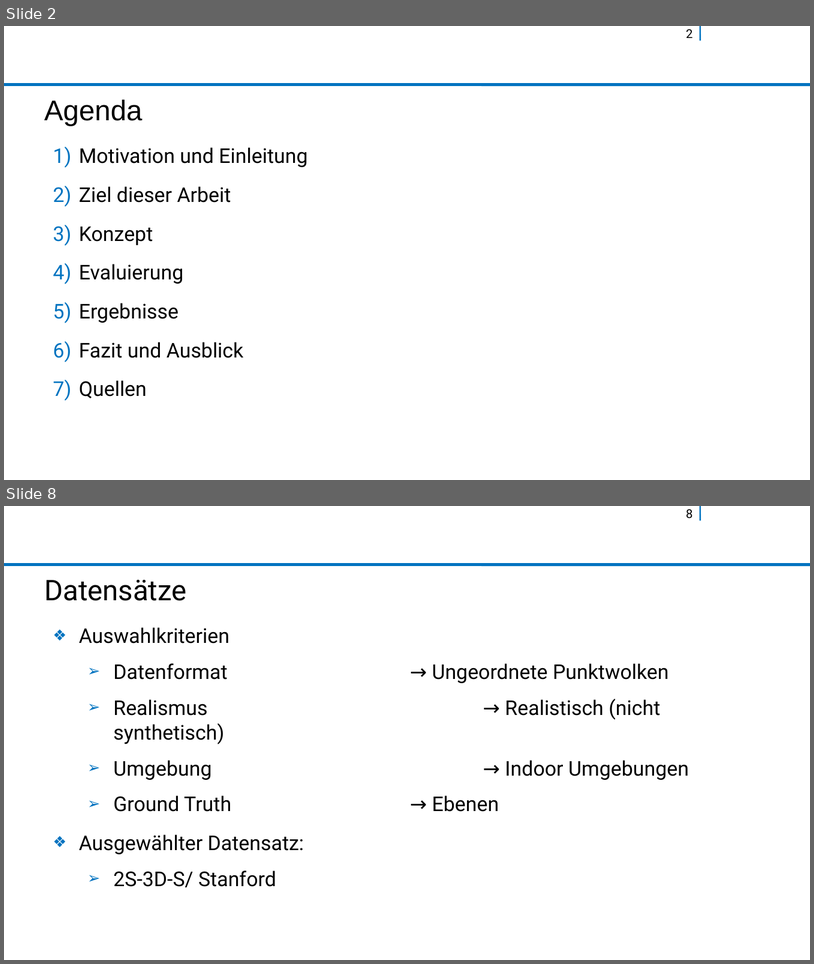
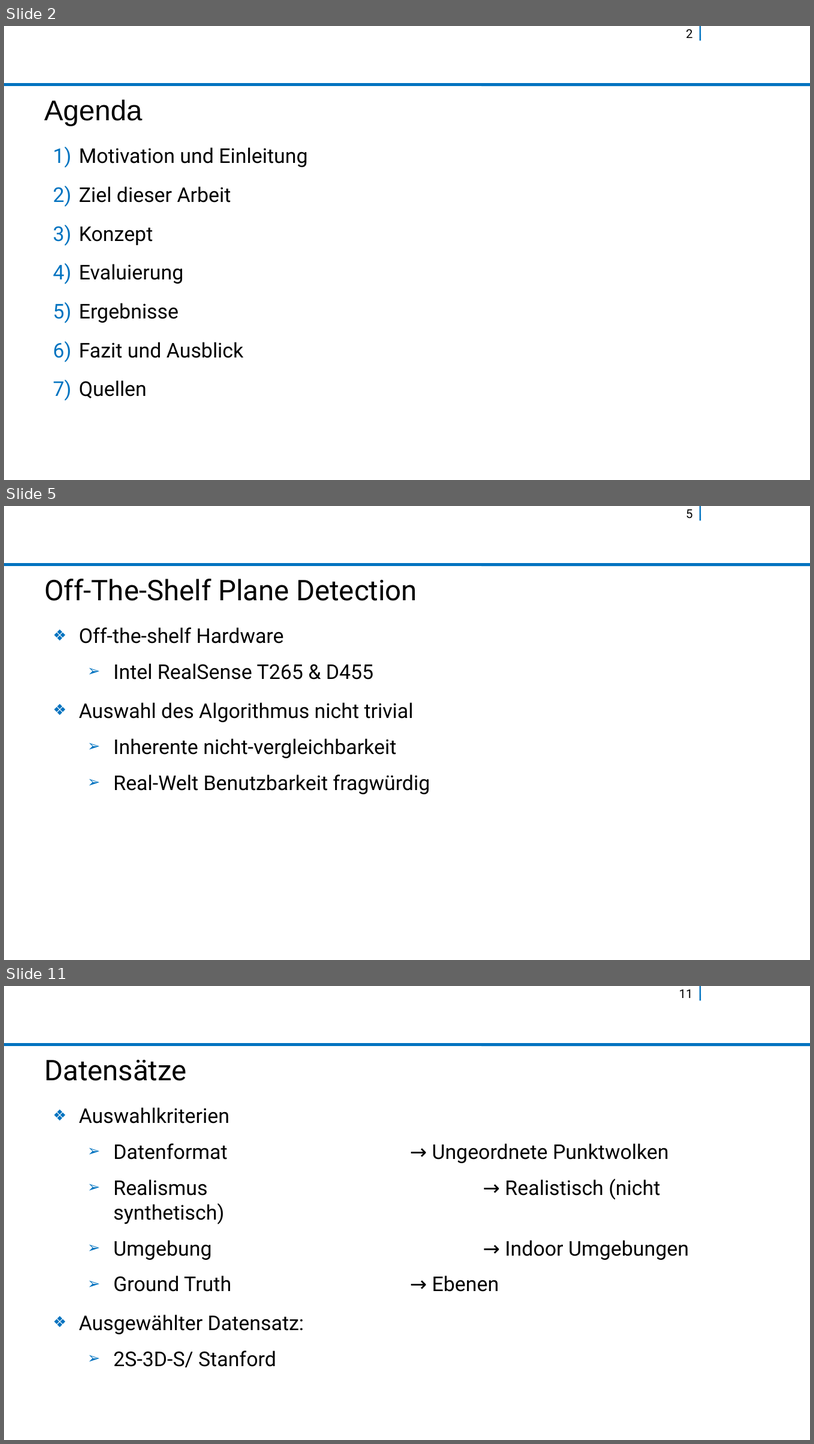
Before and after one commit to rocketman123456/Comparison-of-Real-Time-Plane-Detection-Algorithms, a slide deck: fin-prasentationsvorlage-libreoffice.odp. Shown one above the other, each under a label of ours: slides 2 and 8 before the commit, slides 2, 5 and 11 after it; the slides between them are not shown. The pictures are 814x964 and 814x1444 pixels, drawn with LibreOffice and Linux fonts; fonts in the diff are those of the drawing; background and template pictures are left out. Boxes give left, top, right and bottom in pixels: in the first picture for what was removed or moved away, otherwise in the second. Text is boxed around its words. In the diff, an @@ line names an element or a change of style, - is before the commit and + after.

```diff
--- a/fin-prasentationsvorlage-libreoffice.odp
+++ b/fin-prasentationsvorlage-libreoffice.odp
@@ slide 5 added at (x1=4, y1=506, x2=810, y2=960), background #FFFFFF; not listed: 2 template elements that a slide beside it also shows @@
@@ page number added at (x1=686, y1=509, x2=693, y2=519), 12 pt, text #000000 @@
+5
@@ title added at (x1=44, y1=579, x2=417, y2=601), 28 pt, text #000000 @@
+Off-The-Shelf Plane Detection
@@ text added at (x1=79, y1=627, x2=430, y2=794), 20 pt, text #000000 @@
+❖ Off-the-shelf Hardware
+  ➢ Intel RealSense T265 & D455
+❖ Auswahl des Algorithmus nicht trivial
+  ➢ Inherente nicht-vergleichbarkeit
+  ➢ Real-Welt Benutzbarkeit fragwürdig
@@ what was slide 8 is now slide 11 @@
@@ page number at (x1=680, y1=989, x2=693, y2=998): text changed @@
-8
+11
```
Also in this commit, not shown: 12 slides changed, 4 other slides added, 1 slide removed.
